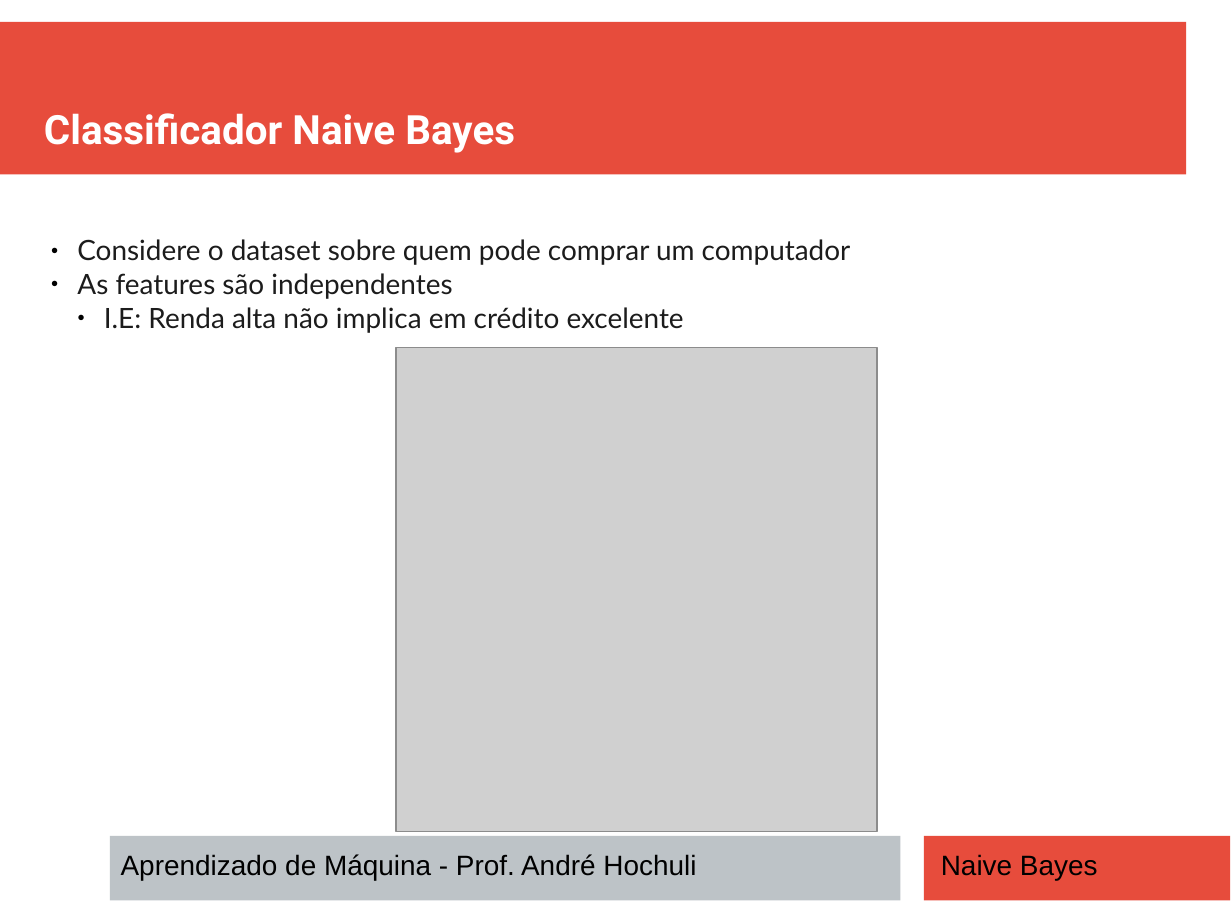
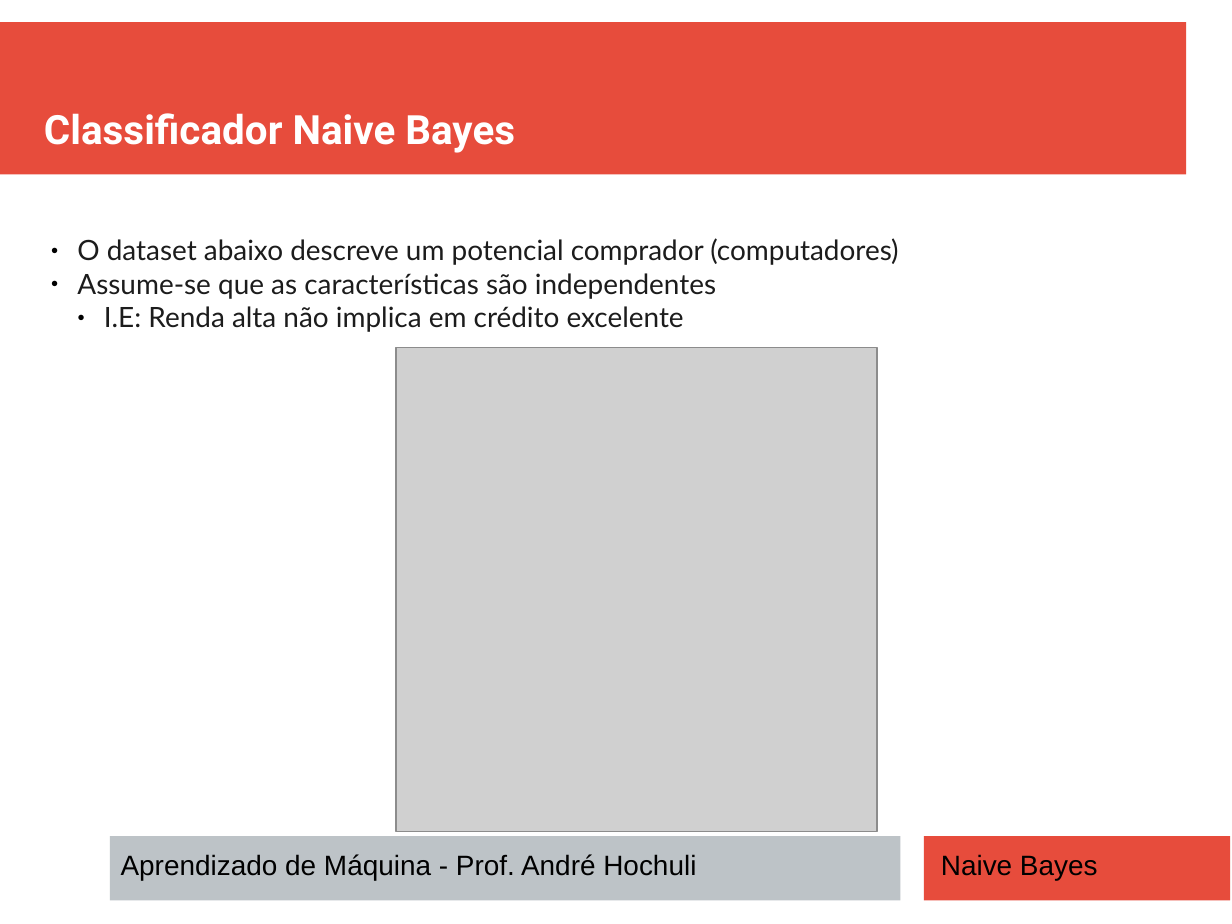
Before and after one commit to andrehochuli/teaching, a slide deck: slide 12 of AprendizadoMaquina/Tópico 02 - Aprendizado Supervisionado/NAIVE BAYES/Tópico 02 - Aprendizado-Supervisionado - Naive Bayes.pptx. Drawn at 1232x924 pixels with LibreOffice and Linux fonts; fonts in the diff are those of the drawing; grey boxes stand for pictures. Boxes give left, top, right and bottom in pixels: in the first picture for what was removed or moved away, otherwise in the second. Text is boxed around its words. In the diff, an @@ line names an element or a change of style, - is before the commit and + after.

```diff
--- a/AprendizadoMaquina/Tópico 02 - Aprendizado Supervisionado/NAIVE BAYES/Tópico 02 - Aprendizado-Supervisionado - Naive Bayes.pptx
+++ b/AprendizadoMaquina/Tópico 02 - Aprendizado Supervisionado/NAIVE BAYES/Tópico 02 - Aprendizado-Supervisionado - Naive Bayes.pptx
@@ text at <box>77,238,898,299</box>: text changed @@
-● Considere o dataset sobre quem pode comprar um computador
-● As features são independentes
+● O dataset abaixo descreve um potencial comprador (computadores)
+● Assume-se que as características são independentes
```
Also in this commit, not shown: 7 other slides changed, 4 slides added.
